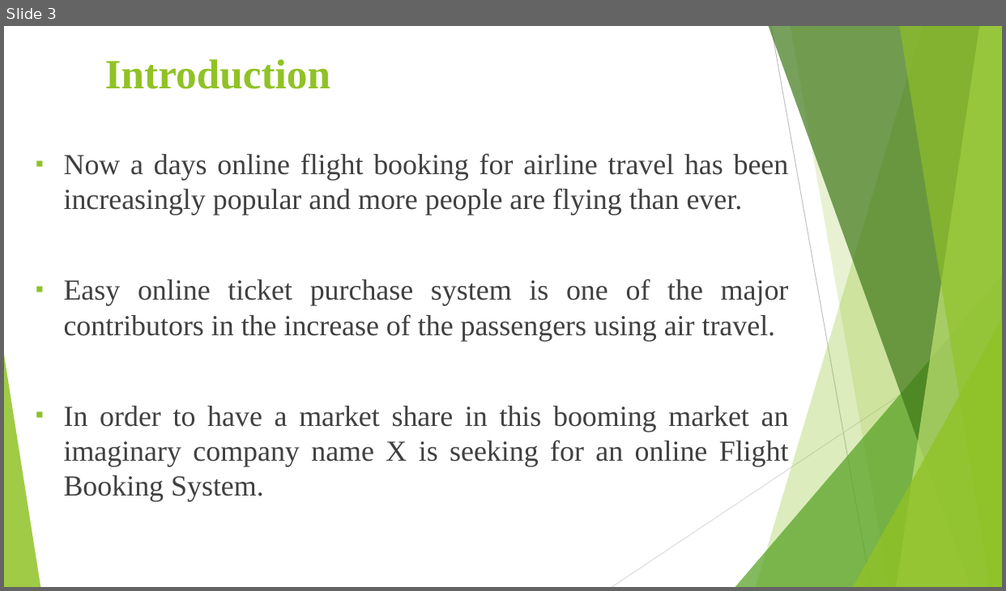
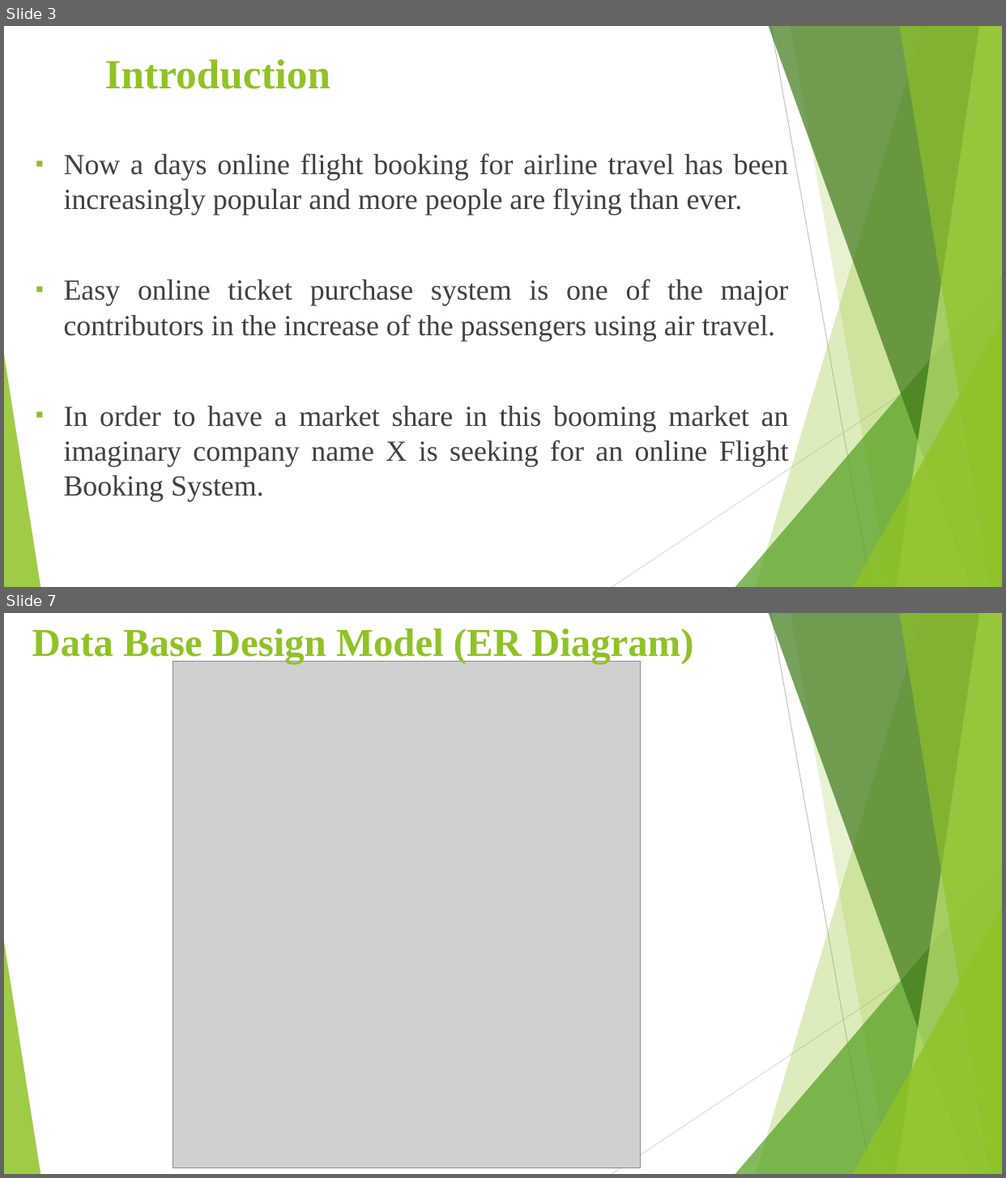
Before and after one commit to niguskidane/AirLine-Flight-Booking-System, a slide deck: Airline Flight-Booking-System.pptx. Shown one above the other, each under a label of ours: slide 3 before the commit, slides 3 and 7 after it; the slides between them are not shown. The pictures are 1006x591 and 1006x1178 pixels, drawn with LibreOffice and Linux fonts; fonts in the diff are those of the drawing; grey boxes stand for pictures. Boxes give left, top, right and bottom in pixels: in the first picture for what was removed or moved away, otherwise in the second. Text is boxed around its words. In the diff, an @@ line names an element or a change of style, - is before the commit and + after.

```diff
--- a/Airline Flight-Booking-System.pptx
+++ b/Airline Flight-Booking-System.pptx
@@ slide 7 added at bbox=[4, 613, 1002, 1174], background #FFFFFF; not listed: 10 template elements that a slide beside it also shows @@
@@ text added at bbox=[32, 628, 693, 664], 38 pt, text #90C226, bold @@
+Data Base Design Model (ER Diagram)
@@ picture added at bbox=[172, 662, 641, 1169] @@
```
Also in this commit, not shown: 5 slides changed, 3 other slides added, 3 slides removed.
